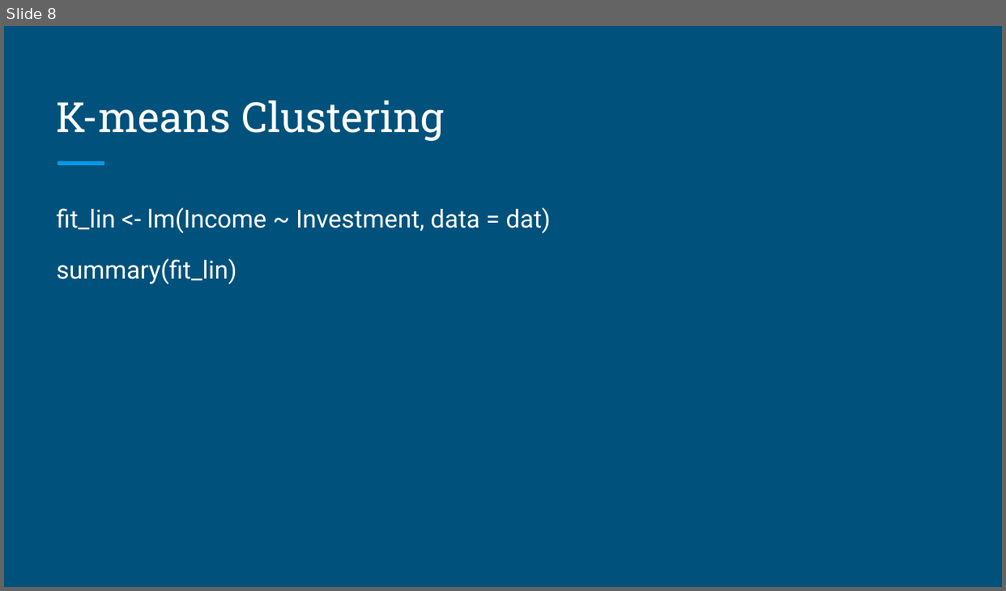
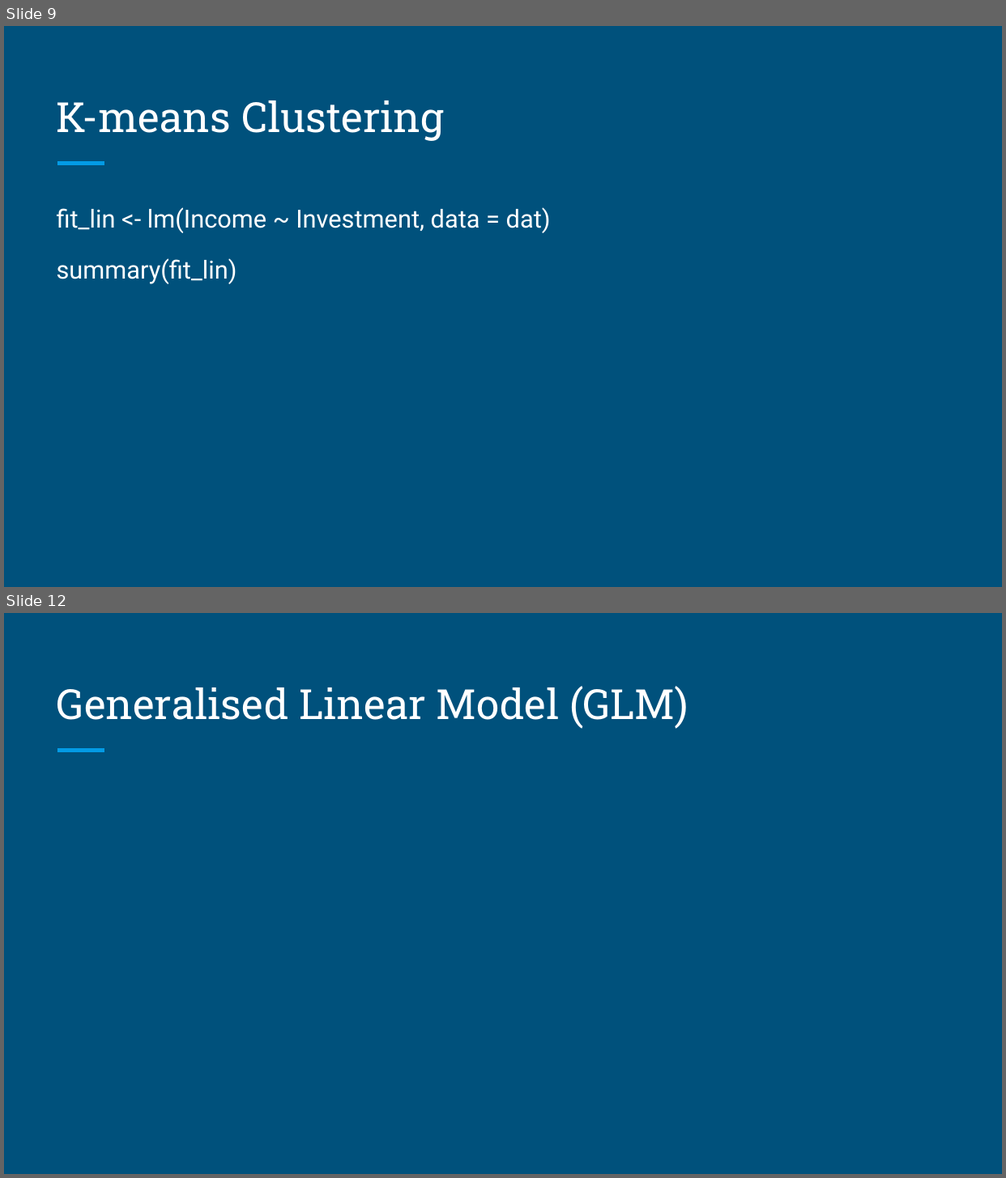
Before and after one commit to brandonyph/APB-Workshop-DataAnalyticsEssentials, a slide deck: Week 7-Model Basics and Building/Week 7-Model Basics and Building.pptx. Shown one above the other, each under a label of ours: slide 8 before the commit, slides 9 and 12 after it; the slides between them are not shown. The pictures are 1006x591 and 1006x1178 pixels, drawn with LibreOffice and Linux fonts; fonts in the diff are those of the drawing. Boxes give left, top, right and bottom in pixels: in the first picture for what was removed or moved away, otherwise in the second. Text is boxed around its words. In the diff, an @@ line names an element or a change of style, - is before the commit and + after.

```diff
--- a/Week 7-Model Basics and Building/Week 7-Model Basics and Building.pptx
+++ b/Week 7-Model Basics and Building/Week 7-Model Basics and Building.pptx
@@ slide 12 added at bbox=[4, 613, 1002, 1174], background #00517C; not listed: 1 template element that a slide beside it also shows @@
@@ title added at bbox=[57, 686, 688, 729], 30 pt, text #FFFFFF @@
+Generalised Linear Model (GLM)
@@ what was slide 8 is now slide 9 @@
```
Also in this commit, not shown: 6 slides changed, 7 other slides added.
